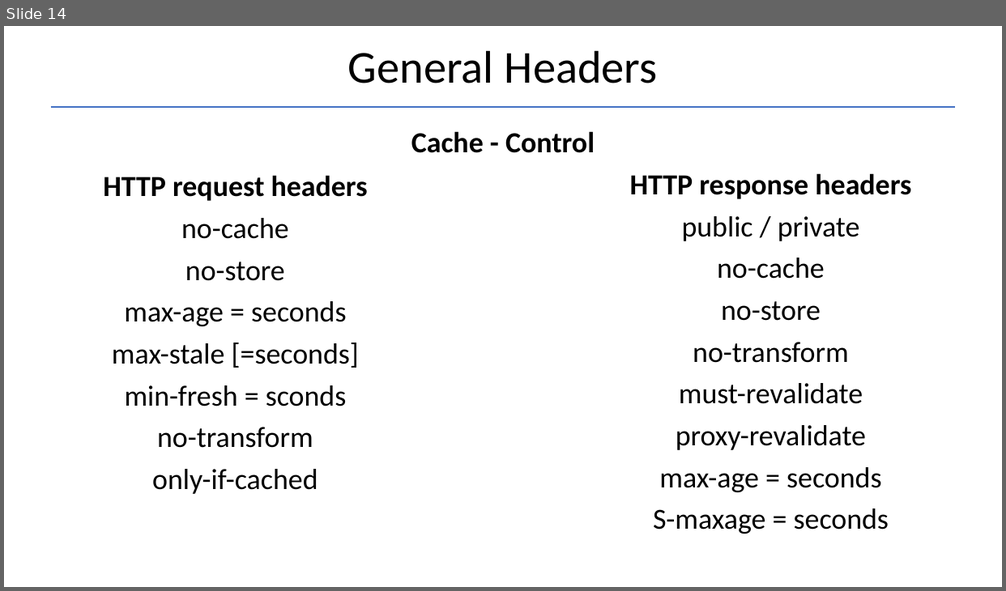
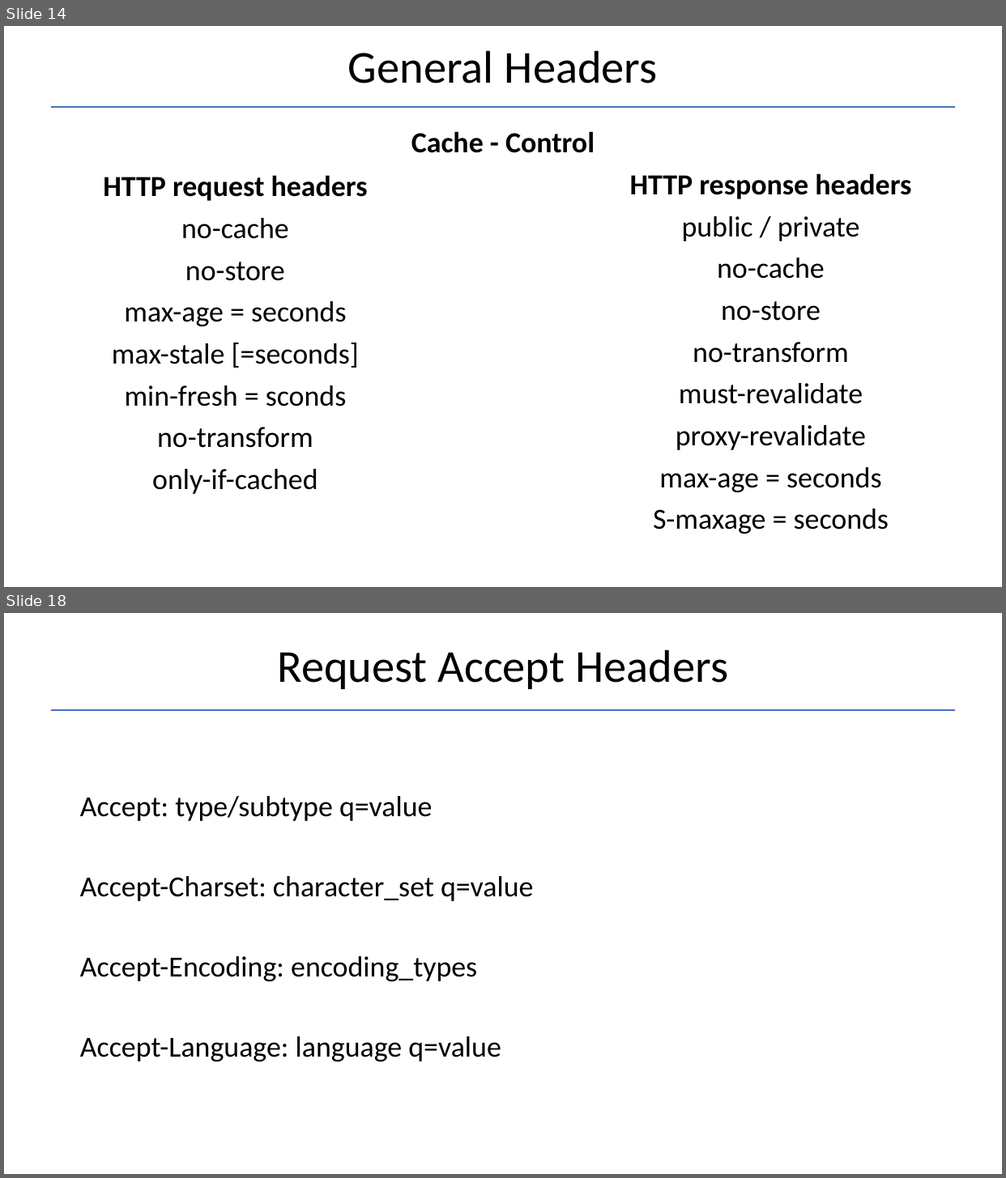
Before and after one commit to Garnik94/Levelup_presentations, a slide deck: Http/Http_presentation.pptx. Shown one above the other, each under a label of ours: slide 14 before the commit, slides 14 and 18 after it; the slides between them are not shown. The pictures are 1006x591 and 1006x1178 pixels, drawn with LibreOffice and Linux fonts; fonts in the diff are those of the drawing. Boxes give left, top, right and bottom in pixels: in the first picture for what was removed or moved away, otherwise in the second. Text is boxed around its words. In the diff, an @@ line names an element or a change of style, - is before the commit and + after.

```diff
--- a/Http/Http_presentation.pptx
+++ b/Http/Http_presentation.pptx
@@ slide 18 added at (4,613,1002,1174), background #FFFFFF @@
@@ title added at (277,649,729,689), 44 pt, text #000000 @@
+Request Accept Headers
@@ line added from (50, 710) to (956, 710), #4472C4 1.5 pt @@
@@ text added at (80,796,534,1062), 28 pt, text #000000 @@
+Accept: type/subtype q=value
+Accept-Charset: character_set q=value
+Accept-Encoding: encoding_types
+Accept-Language: language q=value
```
Also in this commit, not shown: 1 slide changed, 7 other slides added, 1 other file.
